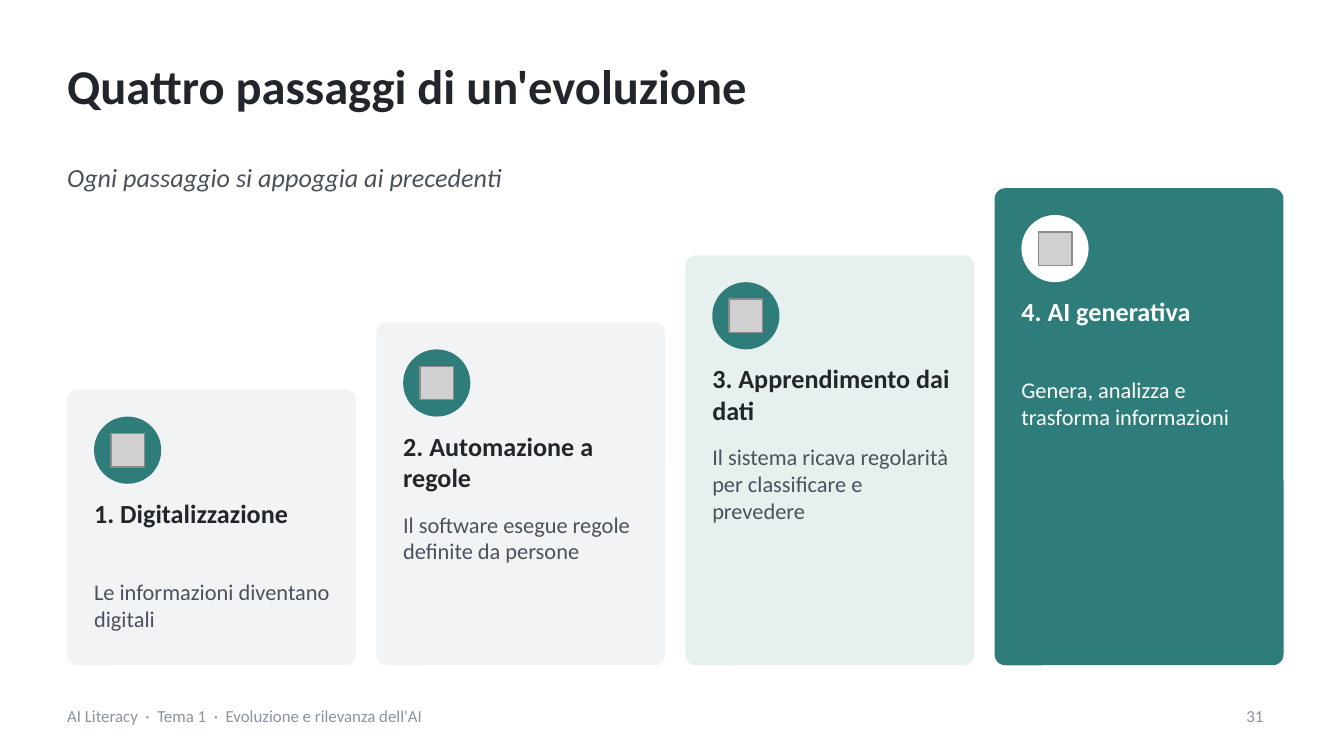
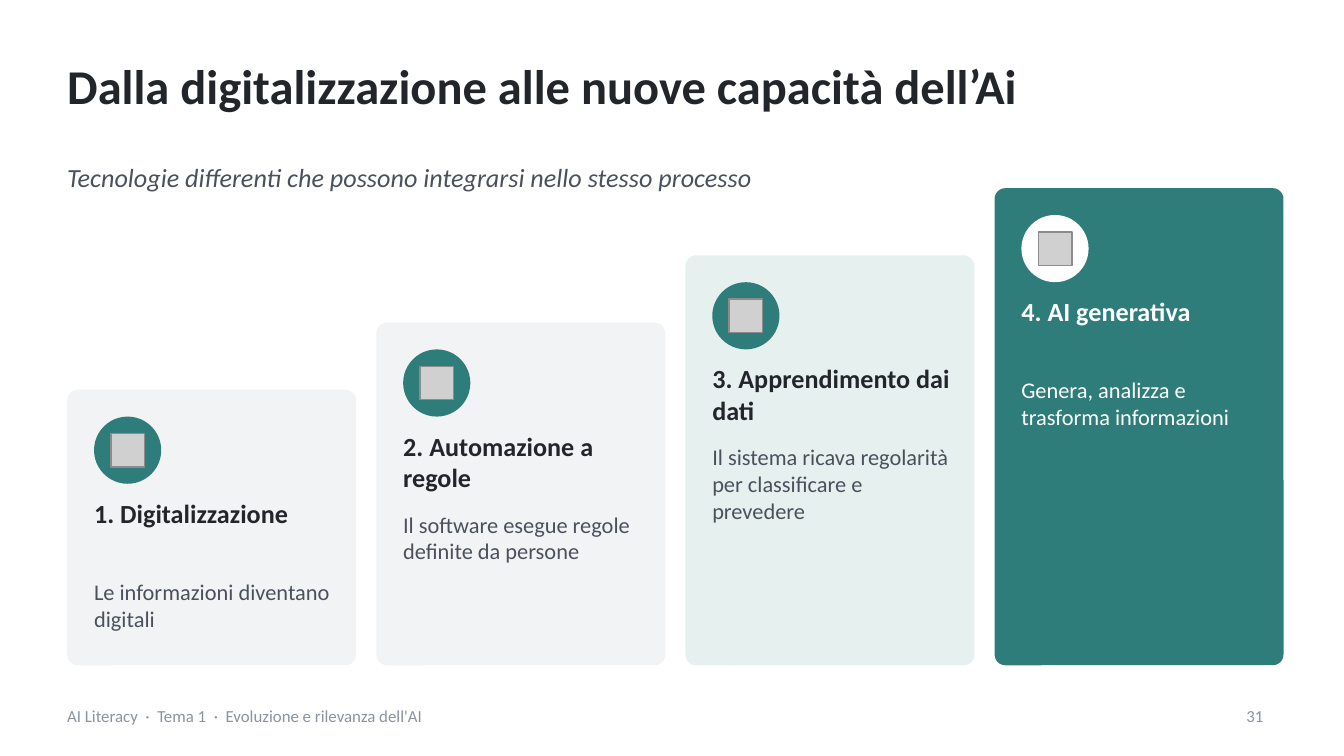
Before and after one commit to NetAi-IT/Formazione-AI-Literacy-Official, a slide deck: slide 31 of Base/Tema1_Evoluzione_e_rilevanza_AI.pptx. Drawn at 1344x756 pixels with LibreOffice and Linux fonts; fonts in the diff are those of the drawing; grey boxes stand for pictures. Boxes give left, top, right and bottom in pixels: in the first picture for what was removed or moved away, otherwise in the second. Text is boxed around its words. In the diff, an @@ line names an element or a change of style, - is before the commit and + after.

```diff
--- a/Base/Tema1_Evoluzione_e_rilevanza_AI.pptx
+++ b/Base/Tema1_Evoluzione_e_rilevanza_AI.pptx
@@ title at <box>67,69,1016,113</box>: text changed @@
-Quattro passaggi di un'evoluzione
+Dalla digitalizzazione alle nuove capacità dell’Ai
@@ text at <box>67,169,751,192</box>: text changed @@
-Ogni passaggio si appoggia ai precedenti
+Tecnologie differenti che possono integrarsi nello stesso processo
```
Also in this commit, not shown: 36 other slides changed, 6 other files.
